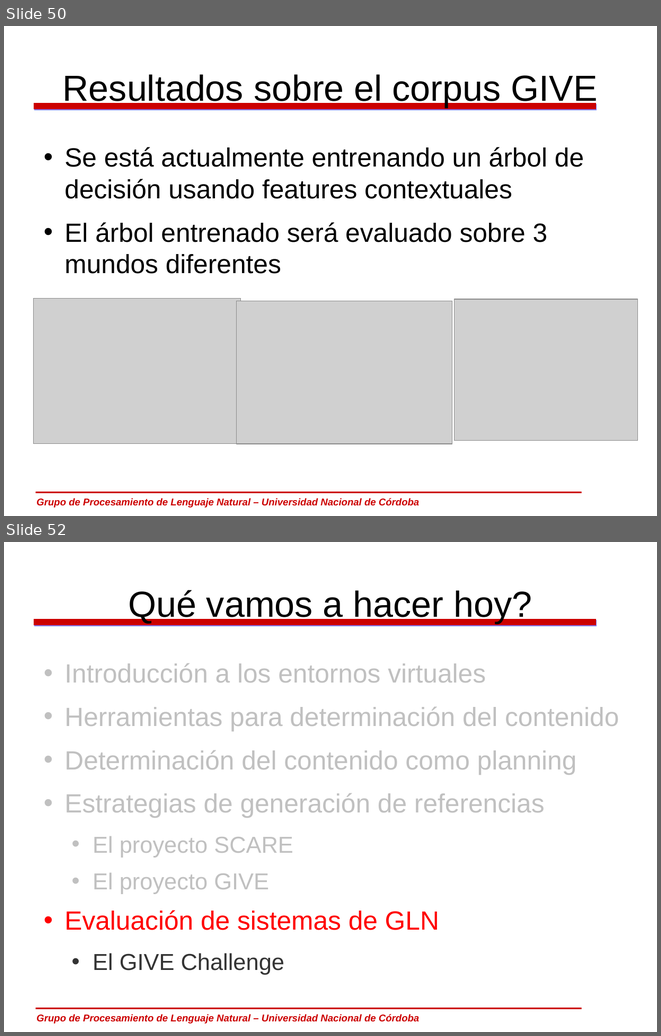
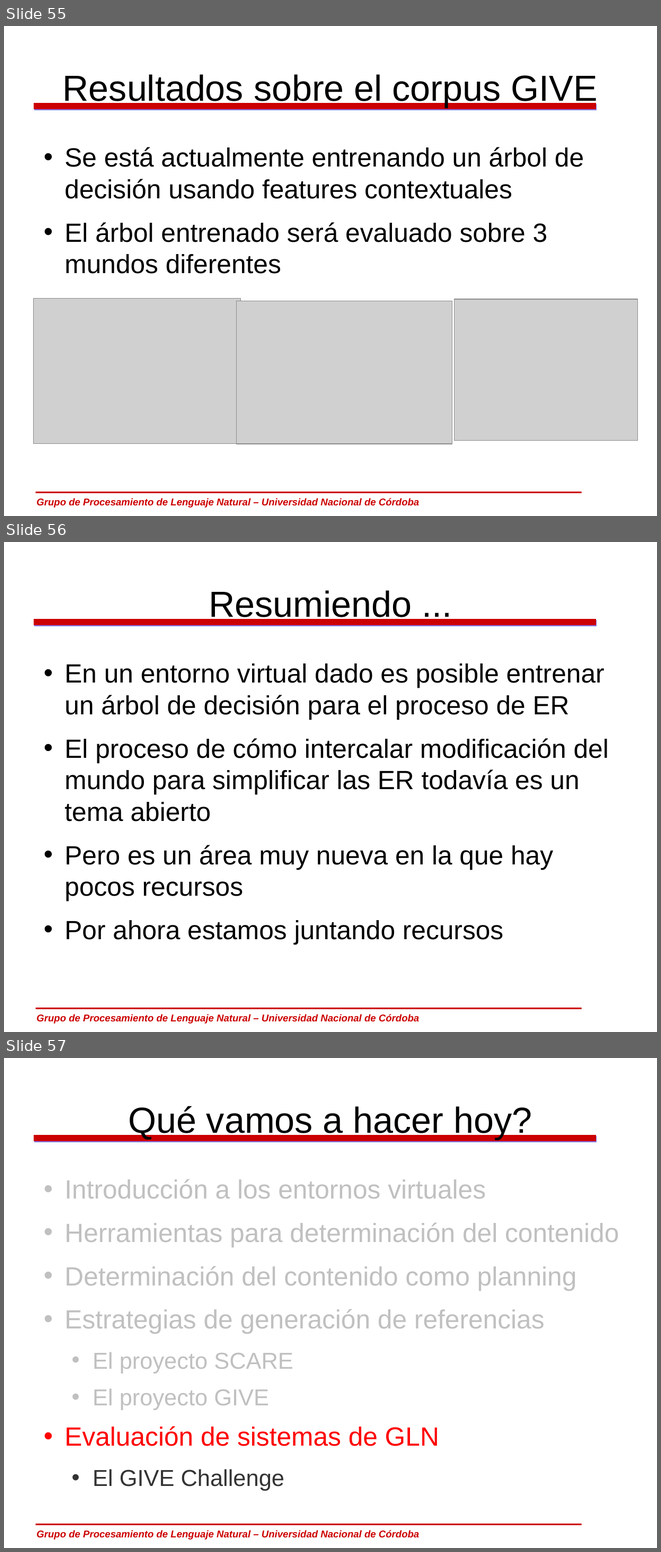
Before and after one commit to carlosareces/elic10, a slide deck: slides/dia5.odp. Shown one above the other, each under a label of ours: slides 50 and 52 before the commit, slides 55, 56 and 57 after it; the slides between them are not shown. The pictures are 661x1036 and 661x1552 pixels, drawn with LibreOffice and Linux fonts; fonts in the diff are those of the drawing; grey boxes stand for pictures; background and template pictures are left out. Boxes give left, top, right and bottom in pixels: in the first picture for what was removed or moved away, otherwise in the second. Text is boxed around its words. In the diff, an @@ line names an element or a change of style, - is before the commit and + after.

```diff
--- a/slides/dia5.odp
+++ b/slides/dia5.odp
@@ slide 56 added at box(4, 542, 657, 1032), background #FFFFFF; not listed: 3 template elements that a slide beside it also shows @@
@@ title added at box(209, 590, 412, 623), 44 pt, text #000000 @@
+Resumiendo ...
@@ text added at box(64, 663, 609, 944), 32 pt, text #000000 @@
+• En un entorno virtual dado es posible entrenar un árbol de decisión para el proceso de ER
+• El proceso de cómo intercalar modificación del mundo para simplificar las ER todavía es un tema abierto
+• Pero es un área muy nueva en la que hay pocos recursos
+• Por ahora estamos juntando recursos
@@ what was slide 50 is now slide 55 @@
@@ what was slide 52 is now slide 57 @@
```
Also in this commit, not shown: 3 slides changed, 7 other slides added, 2 slides removed.
